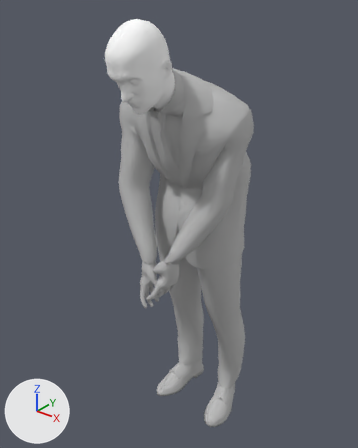
The FBX model Assets/StudioNewPunch/SuitPack/SuitedMan/Models/SuitedManFinal.1.fbx: old version first, new version second.
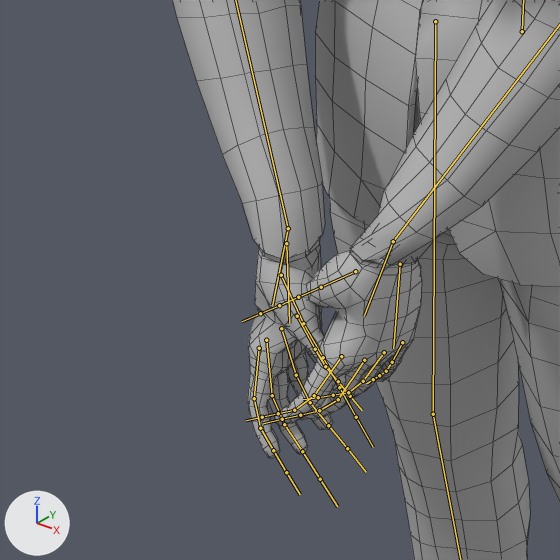
Old and new are each drawn whole from a 50 mm lens placed at (1.02, -1.399, 1.745), pointed at (-0.039, -0.075, 0.925) and again close up on the part from 23% to 59% of the width and 46% to 74% of the height. Every picture has the same lights, and +X, +Y and +Z are marked at lower left. Both versions are drawn at frame 1 of the action 'DeformationSystem|DeformationSystemAction'; the numbers are the values there. The bones that bend it are drawn over the model as lines in the close-ups. The close-ups show mesh edges as thin lines.

Names of what the first close-up shows: 'SuitGEO01'.
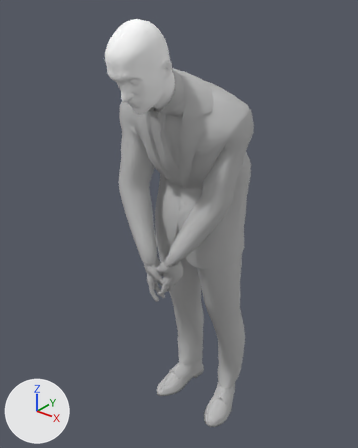
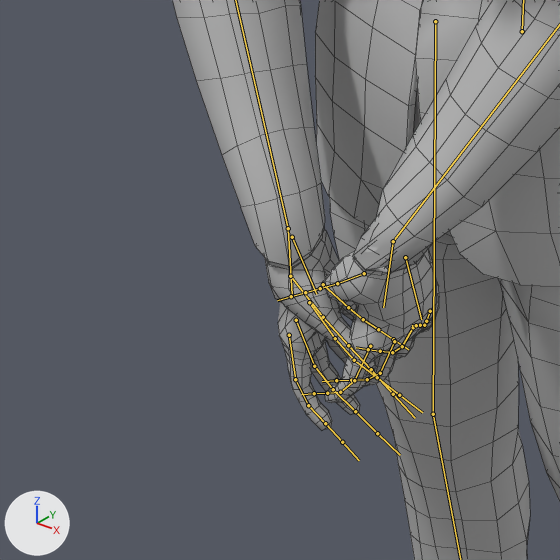
Location of each change, [x1, y1, x2, y2] in pixels of the close-ups (560 x 560 px):
'SuitGEO01', posed
    both: [172, 0, 560, 560]
bone 'Wrist_R', root to tip
    before: (288, 228) to (272, 305)
    after: (288, 228) to (292, 295)
bone 'Wrist_L', root to tip
    before: (393, 241) to (364, 316)
    after: (393, 241) to (383, 307)

The change in detail:
Bone 'Wrist_R' (bone_wrist_r) turns from (-26, -1, 46) to (-10, 2, 59) degrees about its own x, y and z.
Bone 'Wrist_L' (bone_wrist_l) turns from (-54, 66, -75) to (-47, 54, -85) degrees about its own x, y and z.
